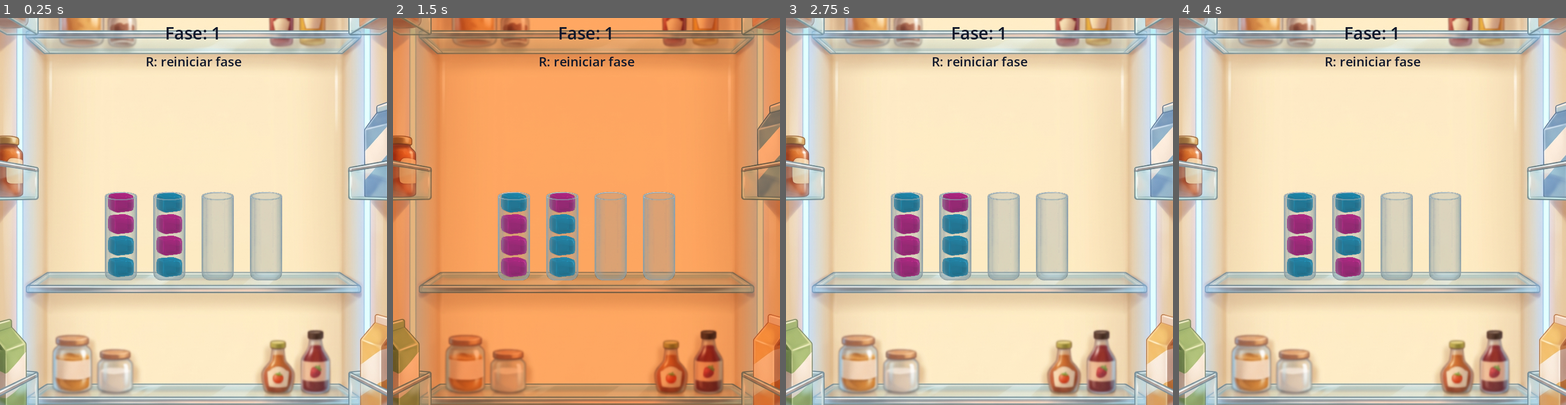
Above: before the commit, frames 1-4 (left to right).
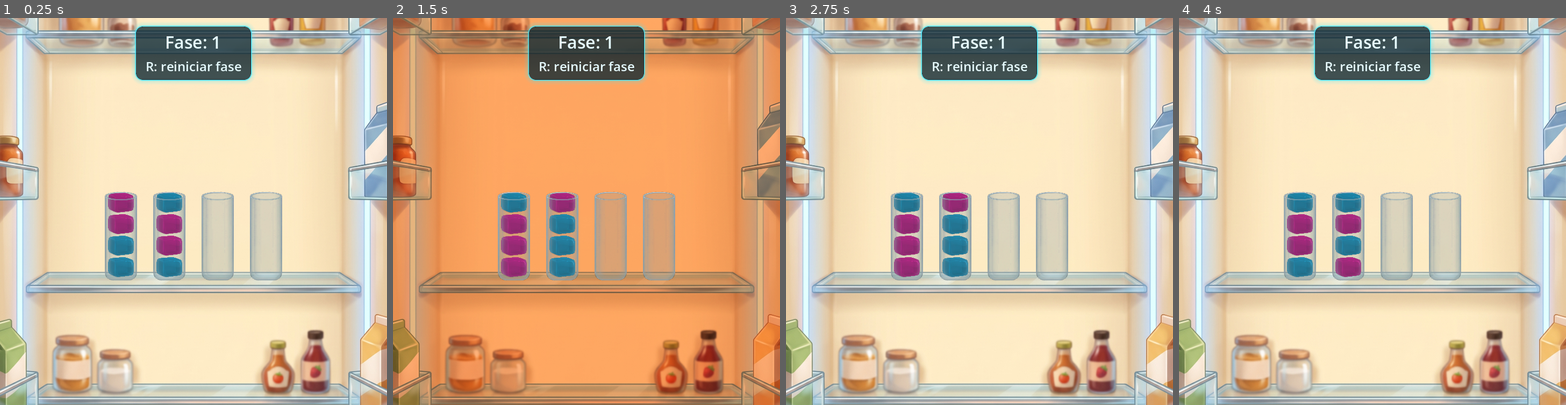
Above: after the commit, the same moments.

Repository: rbotgd-gif/colorvessel
Game: Godot game, scene res://visual/scenes/main.tscn
Same seed, same stepped clock (60 frames per second), same inputs: the game is played once before the commit and once after it.
Inputs (mouse positions are in pixels of both pictures, inside the frame that each line leads up to):
- Up to frame 1 (0.25 s): no input
- Up to frame 2 (1.5 s): tap Enter at 0.5 s; move the mouse to (671, 192) at 0.52 s; tap R at 0.6 s; click (671, 192) at 0.67 s; tap Space at 1.25 s; move the mouse to (509, 230) at 1.27 s; tap N at 1.35 s; click (509, 230) at 1.42 s
- Up to frame 3 (2.75 s): tap Enter at 2, 2.1 s; move the mouse to (1018, 126) at 2.02 s; click (1018, 126) at 2.17 s
- Up to frame 4 (4 s): tap Space at 2.75 s; move the mouse to (1353, 288) at 2.77 s; tap R at 2.85 s; click (1353, 288) at 2.92 s; tap Enter at 3.5 s; move the mouse to (1488, 269) at 3.52 s; tap N at 3.6 s; click (1488, 269) at 3.67 s

The runs differ from the first frame. In frame 1, 4.6% of the frame differs, in the area x 34-66%, y 1-17%; in frame 2, 4.6%; in frame 3, 4.6%; in frame 4, 4.6%.

Commit message:
feat: polimento visual MVP com animações, feedback juice e visor térmico

Diff:
--- a/project.godot
+++ b/project.godot
@@ -1,14 +1,18 @@
 ; Engine configuration file.
 ; It's best edited using the editor UI and not directly,
 ; since the parameters that go here are not all obvious.
+;
+; Format:
+;   [section] ; section goes between []
+;   param=value ; assign values to parameters
 
 config_version=5
 
 [application]
 
 config/name="Color Vessel Puzzle"
+run/main_scene="res://visual/scenes/main.tscn"
 config/features=PackedStringArray("4.7", "GL Compatibility")
-run/main_scene="res://visual/scenes/main.tscn"
 
 [display]
 
--- a/visual/scripts/main.gd
+++ b/visual/scripts/main.gd
@@ -31,17 +31,25 @@
 const COR_FUNDO_FRIO := Color.WHITE            # fundo sem filtro
 const COR_FUNDO_QUENTE := Color("#FFB077")     # filtro laranja multiplicado ao esquentar
 const COR_BORDA_SELECAO := Color("#FFC300")
-const COR_TEXTO := Color("#0F172A")
+const COR_TEXTO := Color("#E6FBFF")            # texto claro sobre o visor escuro
+const COR_VISOR_FUNDO := Color(0.03, 0.08, 0.12, 0.72)  # escuro translúcido
+const COR_VISOR_BORDA := Color(0.22, 0.91, 1.0, 0.65)   # ciano luminoso sutil
+const COR_VISOR_BRILHO := Color(0.22, 0.91, 1.0, 0.22)
+const COR_COMPLETO := Color("#7CFFB2")         # destaque de tubo completo
 const COR_DESCONHECIDA := Color("#8D99AE")
-# Parecer de arte: "Fase: X" no topo; status/vitória mais abaixo para não colidir.
-const Y_TEXTO_FASE: float = 40.0
-const Y_TEXTO_STATUS: float = 90.0
+# HUD "Visor Térmico": painel arredondado no topo com fase, status e botão.
+const Y_HUD: float = 14.0
+const RAIO_VISOR: int = 14
 const TAM_FONTE_FASE: int = 32
 const TAM_FONTE_STATUS: int = 24
 const TAM_BOTAO := Vector2(200, 44)
 const DURACAO_CALOR: float = 0.35  # segundos para o fundo esquentar/esfriar
 const SQUASH_AMPLITUDE: float = 0.08
 const SQUASH_VELOCIDADE: float = 9.0
+const DURACAO_MOVIMENTO: float = 0.15  # deslocamento dos blocos entre tubos (só visual)
+const ATRASO_BLOCO: float = 0.04       # escalonamento entre blocos do mesmo despejo
+const PUNCH_ESCALA: float = 1.18
+const DURACAO_PUNCH: float = 0.35
 # Chave = cor do Core (numera a partir de 1). Ciano e Rosa vêm do Art Bible;
 # TODO: as outras 7 são provisórias até o D1 resgatar a paleta original.
 const CORES: Dictionary = {
@@ -60,6 +68,9 @@
 var selecionado: int = SEM_SELECAO
 var fase: int = FASE_INICIAL
 var botao_proxima: Button
+var hud: PanelContainer
+var label_fase: Label
+var label_status: Label
 var calor: float = 0.0  # 0 = frio, 1 = quente; animado por tween (só UI)
 var tempo: float = 0.0  # relógio da animação de gelatina
 var _tween_calor: Tween
@@ -85,13 +96,7 @@
 	camada = Node2D.new()
 	camada.show_behind_parent = true
 	add_child(camada)
-	botao_proxima = Button.new()
-	botao_proxima.text = "Próxima Fase"
-	botao_proxima.size = TAM_BOTAO
-	botao_proxima.position = Vector2((get_viewport_rect().size.x - TAM_BOTAO.x) / 2.0,
-		Y_TEXTO_STATUS + 20.0)
-	botao_proxima.pressed.connect(proxima_fase)
-	add_child(botao_proxima)
+	_montar_hud()
 	tabuleiro = TabuleiroClass.new()
 	iniciar_fase(FASE_INICIAL)
 
@@ -121,8 +126,147 @@
 	else:
 		var origem: int = selecionado
 		_selecionar(SEM_SELECAO)
-		tabuleiro.mover_liquido(origem, idx)
+		var antes_origem: int = tabuleiro.tubos[origem].cores.size()
+		var antes_destino: int = tabuleiro.tubos[idx].cores.size()
+		var moveu: bool = tabuleiro.mover_liquido(origem, idx)
+		montar()  # estado do Core já está final; o que segue é só animação
+		if moveu:
+			_animar_movimento(origem, idx, antes_origem, antes_destino)
+		return
 	montar()
+
+# --- Juice (só visual: nunca altera o Core nem espera por animação) ---
+
+# Os blocos recém-chegados ao destino nascem na posição que tinham na origem e deslizam.
+func _animar_movimento(origem: int, destino: int, antes_origem: int, antes_destino: int) -> void:
+	var movidos: int = tabuleiro.tubos[destino].cores.size() - antes_destino
+	var r_origem: Rect2 = rect_tubo(origem)
+	r_origem.position.y -= ELEVACAO_SELECAO  # saiu do tubo elevado
+	for k in movidos:
+		var b: Sprite2D = sprites_blocos[destino][antes_destino + k]
+		var fim: Vector2 = b.position
+		b.position = _sprite_pos(rect_bloco(r_origem, antes_origem - 1 - k))
+		b.z_index = 10
+		var tw: Tween = b.create_tween()  # preso ao sprite: montar() o descarta junto
+		tw.tween_property(b, "position", fim, DURACAO_MOVIMENTO) \
+			.set_delay(k * ATRASO_BLOCO).set_trans(Tween.TRANS_SINE).set_ease(Tween.EASE_IN_OUT)
+		tw.tween_callback(func() -> void: b.z_index = 0)
+	var fim_total: float = DURACAO_MOVIMENTO + maxi(movidos - 1, 0) * ATRASO_BLOCO
+	get_tree().create_timer(fim_total).timeout.connect(_ao_fim_do_movimento.bind(destino))
+
+func _ao_fim_do_movimento(destino: int) -> void:
+	if not is_inside_tree() or tabuleiro == null or destino >= tabuleiro.tubos.size():
+		return
+	if tabuleiro.tubos[destino].is_completo():
+		pulsar_tubo(destino)
+	if tabuleiro.is_vitoria():
+		celebrar_vitoria()
+
+# Scale punch no vidro e nos blocos do tubo.
+func pulsar_tubo(idx: int) -> void:
+	if not is_inside_tree() or idx >= sprites_tubos.size():
+		return
+	var alvos: Array = [sprites_tubos[idx]]
+	alvos.append_array(sprites_blocos[idx])
+	for s: Sprite2D in alvos:
+		var base: Vector2 = s.get_meta("escala_base")
+		s.scale = base * PUNCH_ESCALA
+		s.create_tween().tween_property(s, "scale", base, DURACAO_PUNCH) \
+			.set_trans(Tween.TRANS_ELASTIC).set_ease(Tween.EASE_OUT)
+
+# Celebração suave: onda de pulsos pelos tubos, brilho no visor e confete leve.
+func celebrar_vitoria() -> void:
+	if not is_inside_tree():
+		return
+	for i in sprites_tubos.size():
+		get_tree().create_timer(i * 0.07).timeout.connect(pulsar_tubo.bind(i))
+	if hud:
+		hud.modulate = Color(1.6, 1.6, 1.6)
+		hud.create_tween().tween_property(hud, "modulate", Color.WHITE, 0.8) \
+			.set_trans(Tween.TRANS_SINE).set_ease(Tween.EASE_OUT)
+	var conf := CPUParticles2D.new()
+	conf.position = Vector2(get_viewport_rect().size.x / 2.0, 0.0)
+	conf.emitting = true
+	conf.one_shot = true
+	conf.explosiveness = 0.8
+	conf.amount = 40
+	conf.lifetime = 2.0
+	conf.direction = Vector2.DOWN
+	conf.spread = 70.0
+	conf.initial_velocity_min = 120.0
+	conf.initial_velocity_max = 260.0
+	conf.gravity = Vector2(0, 220)
+	conf.scale_amount_min = 3.0
+	conf.scale_amount_max = 6.0
+	var rampa := Gradient.new()
+	rampa.colors = PackedColorArray([COR_BORDA_SELECAO, COR_COMPLETO, Color(COR_VISOR_BORDA, 0.0)])
+	rampa.offsets = PackedFloat32Array([0.0, 0.5, 1.0])
+	conf.color_ramp = rampa
+	add_child(conf)
+	get_tree().create_timer(conf.lifetime + 0.5).timeout.connect(conf.queue_free)
+
+# --- HUD "Visor Térmico" ---
+
+func _estilo_visor(brilho: float = 1.0, raio: int = RAIO_VISOR) -> StyleBoxFlat:
+	var e := StyleBoxFlat.new()
+	e.bg_color = COR_VISOR_FUNDO
+	e.set_border_width_all(2)
+	e.border_color = Color(COR_VISOR_BORDA, minf(COR_VISOR_BORDA.a * brilho, 1.0))
+	e.set_corner_radius_all(raio)
+	e.shadow_color = Color(COR_VISOR_BRILHO, minf(COR_VISOR_BRILHO.a * brilho, 1.0))
+	e.shadow_size = 8
+	e.content_margin_left = 20
+	e.content_margin_right = 20
+	e.content_margin_top = 8
+	e.content_margin_bottom = 10
+	return e
+
+func _novo_label(tam: int) -> Label:
+	var l := Label.new()
+	l.horizontal_alignment = HORIZONTAL_ALIGNMENT_CENTER
+	l.add_theme_font_size_override("font_size", tam)
+	l.add_theme_color_override("font_color", COR_TEXTO)
+	l.mouse_filter = Control.MOUSE_FILTER_IGNORE
+	return l
+
+func _montar_hud() -> void:
+	hud = PanelContainer.new()
+	hud.add_theme_stylebox_override("panel", _estilo_visor())
+	hud.mouse_filter = Control.MOUSE_FILTER_IGNORE  # cliques passam para os tubos
+	var caixa := VBoxContainer.new()
+	caixa.add_theme_constant_override("separation", 6)
+	caixa.mouse_filter = Control.MOUSE_FILTER_IGNORE
+	hud.add_child(caixa)
+	label_fase = _novo_label(TAM_FONTE_FASE)
+	label_status = _novo_label(TAM_FONTE_STATUS)
+	caixa.add_child(label_fase)
+	caixa.add_child(label_status)
+	botao_proxima = Button.new()
+	botao_proxima.text = "Próxima Fase"
+	botao_proxima.custom_minimum_size = TAM_BOTAO
+	botao_proxima.add_theme_color_override("font_color", COR_TEXTO)
+	botao_proxima.add_theme_color_override("font_hover_color", Color.WHITE)
+	botao_proxima.add_theme_stylebox_override("normal", _estilo_visor(1.0, 10))
+	botao_proxima.add_theme_stylebox_override("hover", _estilo_visor(1.5, 10))
+	botao_proxima.add_theme_stylebox_override("pressed", _estilo_visor(2.0, 10))
+	botao_proxima.add_theme_stylebox_override("focus", StyleBoxEmpty.new())
+	botao_proxima.pressed.connect(proxima_fase)
+	caixa.add_child(botao_proxima)
+	add_child(hud)
+	hud.resized.connect(_centralizar_hud)
+
+func _centralizar_hud() -> void:
+	hud.position = Vector2((get_viewport_rect().size.x - hud.size.x) / 2.0, Y_HUD)
+
+func _atualizar_hud() -> void:
+	if hud == null:
+		return
+	label_fase.text = "Fase: %d" % fase
+	var venceu: bool = tabuleiro.is_vitoria()
+	label_status.text = "Vitória! (N/Enter: próxima fase)" if venceu else "R: reiniciar fase"
+	botao_proxima.visible = venceu
+	hud.reset_size()  # encolhe/expande conforme o botão aparece
+	_centralizar_hud()
 
 # --- Progressão de fases ---
 
@@ -196,17 +340,22 @@
 			b.modulate = cor_visual(tubo.cores[j])  # tinge a base cinza (dual-layer)
 			linha.append(b)
 		sprites_blocos.append(linha)
-		sprites_tubos.append(_sprite(tex_tubo, r))  # vidro por cima dos blocos
-	if botao_proxima:
-		botao_proxima.visible = tabuleiro.is_vitoria()
+		var vidro: Sprite2D = _sprite(tex_tubo, r)  # vidro por cima dos blocos
+		if tubo.is_completo():
+			vidro.modulate = COR_COMPLETO.lerp(Color.WHITE, 0.5)  # brilho sutil
+		sprites_tubos.append(vidro)
+	_atualizar_hud()
 	queue_redraw()
+
+func _sprite_pos(r: Rect2) -> Vector2:
+	return Vector2(r.get_center().x, r.end.y)
 
 # Sprite com origem no centro-base: o squash "senta" no bloco de baixo.
 func _sprite(tex: Texture2D, r: Rect2) -> Sprite2D:
 	var s := Sprite2D.new()
 	s.texture = tex
 	s.offset = Vector2(0, -tex.get_height() / 2.0)
-	s.position = Vector2(r.get_center().x, r.end.y)
+	s.position = _sprite_pos(r)
 	s.scale = r.size / tex.get_size()
 	s.set_meta("escala_base", s.scale)
 	camada.add_child(s)
@@ -258,17 +407,13 @@
 	var onda: float = sin(tempo * SQUASH_VELOCIDADE) * SQUASH_AMPLITUDE
 	return Vector2(1.0 + onda, 1.0 - onda)
 
-# --- Desenho por cima dos sprites: borda de seleção e texto ---
+# --- Desenho por cima dos sprites: borda de seleção e destaque de tubo completo ---
 
 func _draw() -> void:
 	if tabuleiro == null:
 		return
 	if selecionado != SEM_SELECAO:
 		draw_rect(rect_tubo(selecionado), COR_BORDA_SELECAO, false, BORDA_SELECAO)
-	var fonte: Font = ThemeDB.fallback_font
-	var largura: float = get_viewport_rect().size.x
-	draw_string(fonte, Vector2(0, Y_TEXTO_FASE), "Fase: %d" % fase,
-		HORIZONTAL_ALIGNMENT_CENTER, largura, TAM_FONTE_FASE, COR_TEXTO)
-	var texto: String = "Vitória! (N/Enter: próxima fase)" if tabuleiro.is_vitoria() 		else "R: reiniciar fase"
-	draw_string(fonte, Vector2(0, Y_TEXTO_STATUS), texto, HORIZONTAL_ALIGNMENT_CENTER,
-		largura, TAM_FONTE_STATUS, COR_TEXTO)
+	for i in tabuleiro.tubos.size():  # destaque dos tubos completos
+		if tabuleiro.tubos[i].is_completo():
+			draw_rect(rect_tubo(i).grow(3.0), Color(COR_COMPLETO, 0.8), false, 3.0)
Not shown, changed: core/src/solucionador.gd.uid
Not shown, changed: core/tests/test_solucionador.gd.uid
Binary file added: docs/referencias/080806a3-5c41-44c4-9bc4-58861a87be3e.jpg
Binary file added: docs/referencias/4e886f20-71bb-49cb-a60d-f8e038699930.jpg
Binary file added: docs/referencias/71c364d2-c4a4-42ca-8275-0fdfc6b85eb3.png
Binary file added: docs/referencias/888a3b95-2b08-438a-ad3c-fb1738c5f80d.jpg
Binary file added: docs/referencias/a8ce62ce-b501-4f70-bcab-7984aa782e7e.jpg
Binary file added: docs/referencias/b0bdf75e-68ea-457e-bf12-a801a8d17122.jpg
Binary file added: docs/referencias/bb9223fa-59cf-40a7-95da-5afbf3850557.jpg
Binary file added: docs/referencias/c1adc65c-e355-4c7a-97b1-5920ff0c8f73.jpg
Binary file added: docs/referencias/dec1dc12-4e6c-4713-95be-cbae3a3cc1c0.png
Not shown, added: visual/scripts/main.gd.uid
(and 2 more such lines)
